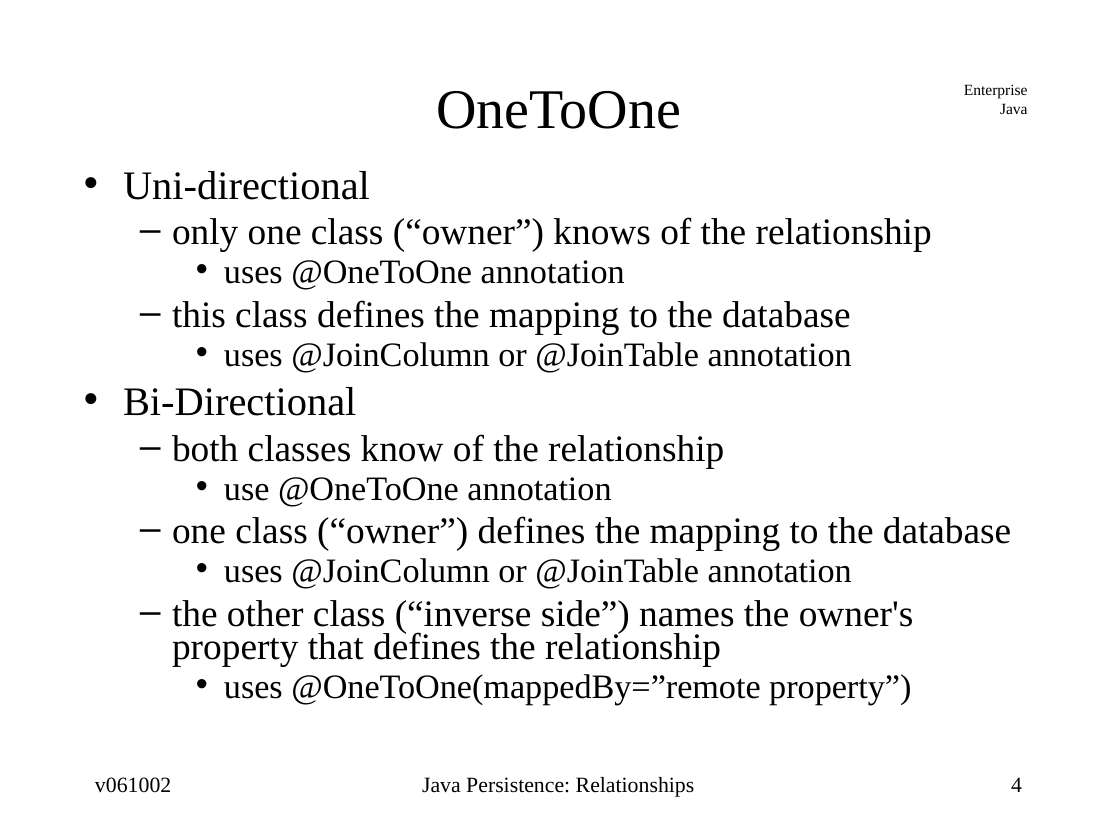
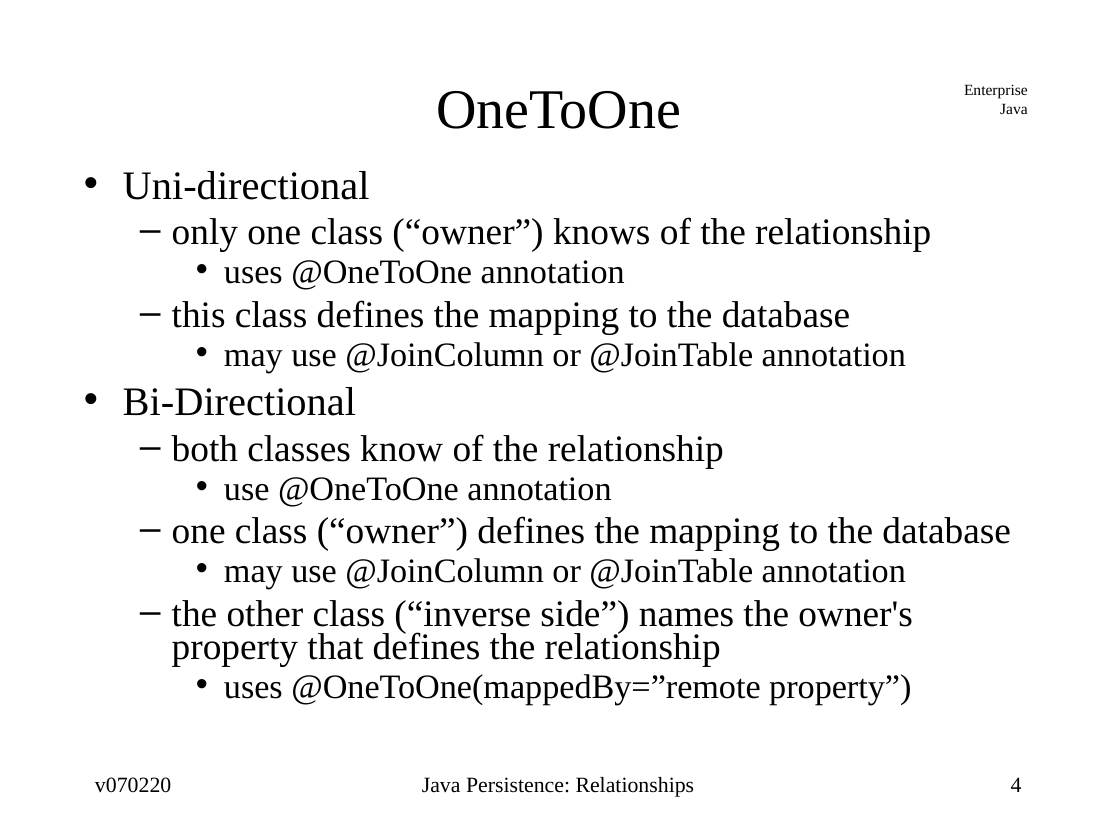
Before and after one commit to jcstaff/ejava-javaee, a slide deck: slide 4 of ormRelations/src/site/resources/lectures/ormRelations.ppt. Drawn at 1120x840 pixels with LibreOffice and Linux fonts; fonts in the diff are those of the drawing. Boxes give left, top, right and bottom in pixels: in the first picture for what was removed or moved away, otherwise in the second. Text is boxed around its words. In the diff, an @@ line names an element or a change of style, - is before the commit and + after.

```diff
--- a/ormRelations/src/site/resources/lectures/ormRelations.ppt
+++ b/ormRelations/src/site/resources/lectures/ormRelations.ppt
@@ text at (172,217,1010,667): indent changed @@
@@ text at (224,342,906,373): text changed @@
-    • uses @JoinColumn or @JoinTable annotation
+    • may use @JoinColumn or @JoinTable annotation
@@ text at (224,558,906,589): text changed @@
-    • uses @JoinColumn or @JoinTable annotation
+    • may use @JoinColumn or @JoinTable annotation
@@ text at (95,777,171,793): text changed @@
-v061002
+v070220
```
Also in this commit, not shown: 61 other slides changed, 22 other files.
